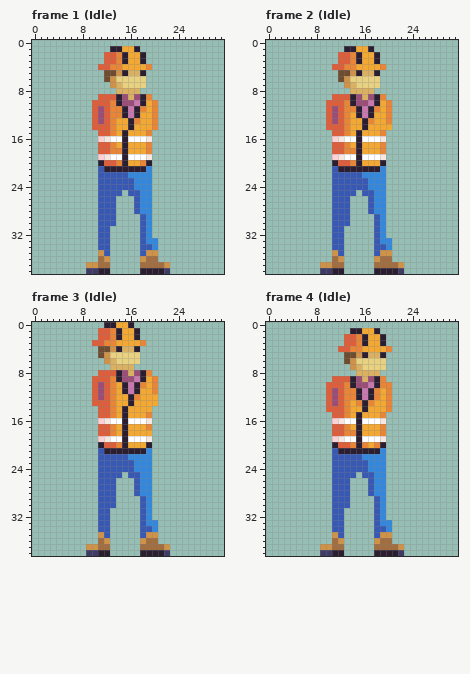
Pixel-art file: Player/Player.aseprite. That is the earlier state.
32x39 pixels, 13 frames. Shown: frame 1 (Idle), frame 2 (Idle), frame 3 (Idle), frame 4 (Idle). The commit also changed other frames, which this record leaves out.
After the commit:
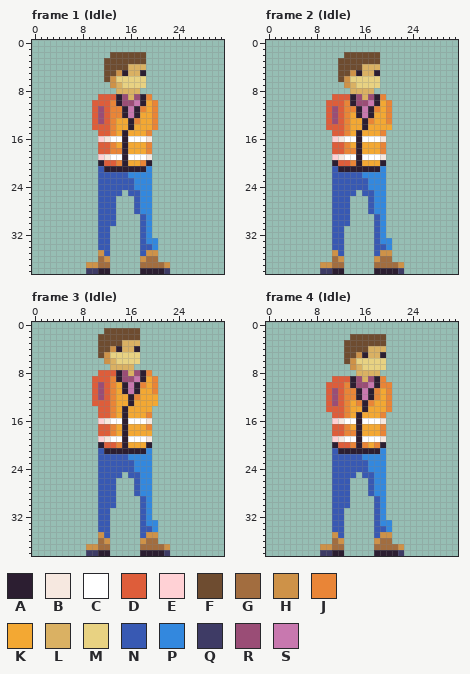
Palette (. is transparent): A #2c1e31  B #f6e8e0  C #ffffff  D #de5d3a  E #ffd1d5  F #6e4c30  G #a26d3f  H #ce9248  J #e98537  K #f3a833  L #dab163  M #e8d282  N #3859b3  P #3388de  Q #3e3b65  R #9a4d76  S #c878af
The edit:
Frame 1 (Idle), layer "Head":
The edit turns colour A into colour F in rows 2 to 3 at x 15 and 18.
The edit turns colour D into colour F in row 2 at x 13; in row 3 at x 12 to 13; in row 4 at x 12.
The edit turns colour J into colour F in rows 2 to 3 at x 14; in row 4 at x 13 to 14.
The edit turns colour K into colour F in rows 2 to 3 at x 16 to 17; in row 4 at x 15.
The edit turns colour K into colour L in row 4 at x 16 to 18.
The author cleared colour A in row 1 at x 13 to 14 and 17.
The author cleared colour D in row 2 at x 12; in row 4 at x 11.
The author cleared colour J in row 4 at x 19.
The author cleared colour K in row 1 at x 15 to 16.
Frame 2 (Idle), layer "Head": the same change as frame 1 (Idle)
Frame 3 (Idle), layer "Head":
The edit turns colour A into colour F in rows 1 to 2 at x 14 and 17.
The edit turns colour D into colour F in row 1 at x 12; in row 2 at x 11 to 12; in row 3 at x 11.
The edit turns colour J into colour F in rows 1 to 2 at x 13; in row 3 at x 12 to 13.
The edit turns colour K into colour F in rows 1 to 2 at x 15 to 16; in row 3 at x 14.
The edit turns colour K into colour L in row 3 at x 15 to 17.
The author cleared colour A in row 0 at x 12 to 13 and 16.
The author cleared colour D in row 1 at x 11; in row 3 at x 10.
The author cleared colour J in row 3 at x 18.
The author cleared colour K in row 0 at x 14 to 15.
Frame 4 (Idle), layer "Head":
The edit turns colour A into colour F in rows 2 to 3 at x 16 and 19.
The edit turns colour D into colour F in row 2 at x 14; in row 3 at x 13 to 14; in row 4 at x 13.
The edit turns colour J into colour F in rows 2 to 3 at x 15; in row 4 at x 14 to 15.
The edit turns colour K into colour F in rows 2 to 3 at x 17 to 18; in row 4 at x 16.
The edit turns colour K into colour L in row 4 at x 17 to 19.
The author cleared colour A in row 1 at x 14 to 15 and 18.
The author cleared colour D in row 2 at x 13; in row 4 at x 12.
The author cleared colour J in row 4 at x 20.
The author cleared colour K in row 1 at x 16 to 17.
Changed places in both pictures, as pixel boxes (x1, y1, x2, y2):
changed: (98, 46, 152, 70)
changed: (332, 46, 386, 70)
changed: (92, 322, 146, 346)
changed: (338, 328, 392, 352)
